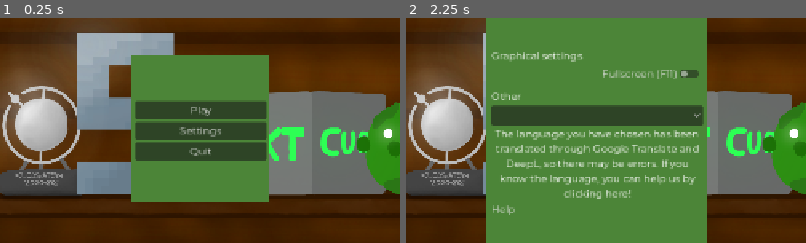
Above: before the commit, frames 1-2 (left to right).
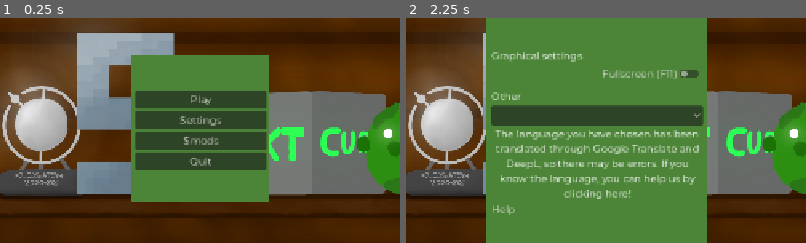
Above: after the commit, the same moments.

Repository: klodskateam/zurvival-remastered
Game: Godot game, scene res://menu.tscn
Same seed, same stepped clock (60 frames per second), same inputs: the game is played once before the commit and once after it.
Inputs:
- Up to frame 1 (0.25 s): no input
- Up to frame 2 (2.25 s): click "Settings" at 0.5 s; click "Save" at 1.25 s; click "Settings" (after the commit: "$mods") at 2 s
The pictures show only the part of the screen within x 25-75%, y 25-75%; the shares and areas given below are measured in that part.

The runs differ from the first frame. In frame 1, 5.7% of the frame differs, in the area x 33-67%, y 32-68%; in frame 2, nothing differs.
Error in both runs: Invalid type in function 'set_locale' in base 'TranslationServer'. Cannot convert argument 1 from Nil to String. (res://global.gd:24)

Commit message:
прицелы в мод лоадере и магазине, почти работает

Diff:
--- a/global.gd
+++ b/global.gd
@@ -25,4 +25,5 @@
 	if CONFIG.get_value("settings", "fullscreen") == true:
 		DisplayServer.window_set_mode(DisplayServer.WINDOW_MODE_FULLSCREEN)
 
-	ZCOINS = CONFIG.get_value("save", "zcoins")
+	if CONFIG.get_value("save", "zcoins") == true:
+		ZCOINS = CONFIG.get_value("save", "zcoins")
--- a/menu.tscn
+++ b/menu.tscn
@@ -39,6 +39,11 @@
 text = "$settings"
 script = ExtResource("1_814jb")
 
+[node name="Mods" type="Button" parent="Control/Panel/VBoxContainer"]
+layout_mode = 2
+text = "$mods"
+script = ExtResource("1_814jb")
+
 [node name="Exit" type="Button" parent="Control/Panel/VBoxContainer"]
 layout_mode = 2
 theme = ExtResource("2_i4evy")
@@ -47,4 +52,5 @@
 
 [connection signal="pressed" from="Control/Panel/VBoxContainer/Play" to="Control/Panel/VBoxContainer/Play" method="_on_play_pressed"]
 [connection signal="pressed" from="Control/Panel/VBoxContainer/Settings" to="Control/Panel/VBoxContainer/Play" method="_on_settings_pressed"]
+[connection signal="pressed" from="Control/Panel/VBoxContainer/Mods" to="Control/Panel/VBoxContainer/Play" method="_on_settings_pressed"]
 [connection signal="pressed" from="Control/Panel/VBoxContainer/Exit" to="Control/Panel/VBoxContainer/Exit" method="_on_exit_pressed"]
--- /dev/null
+++ b/mods.tscn
@@ -0,0 +1,80 @@
+[gd_scene load_steps=5 format=3 uid="uid://ds56116ok1cdi"]
+
+[ext_resource type="PackedScene" uid="uid://db8yny8uiwun1" path="res://background.tscn" id="1_nlh3i"]
+[ext_resource type="Theme" uid="uid://d2wr8qi0mdxxq" path="res://ui.tres" id="2_gjigg"]
+[ext_resource type="Script" uid="uid://cfscol8gm18p3" path="res://buttonsmenu.gd" id="3_jciqn"]
+[ext_resource type="Texture2D" uid="uid://c0vrkliq3jy8k" path="res://placeholder.png" id="4_yji3y"]
+
+[node name="Settings" type="Node2D"]
+
+[node name="Background" parent="." instance=ExtResource("1_nlh3i")]
+
+[node name="Control" type="Control" parent="."]
+layout_mode = 3
+anchors_preset = 0
+offset_right = 40.0
+offset_bottom = 40.0
+theme = ExtResource("2_gjigg")
+
+[node name="Panel" type="Panel" parent="Control"]
+layout_mode = 1
+anchors_preset = 8
+anchor_left = 0.5
+anchor_top = 0.5
+anchor_right = 0.5
+anchor_bottom = 0.5
+offset_left = 423.0
+offset_top = 115.0
+offset_right = 777.0
+offset_bottom = 541.0
+grow_horizontal = 2
+grow_vertical = 2
+
+[node name="SettingsSave" type="Button" parent="Control/Panel"]
+layout_mode = 0
+offset_left = 8.0
+offset_top = 9.0
+offset_right = 347.0
+offset_bottom = 40.0
+text = "$close"
+script = ExtResource("3_jciqn")
+
+[node name="VBoxContainer" type="ScrollContainer" parent="Control/Panel"]
+layout_mode = 0
+offset_left = 8.0
+offset_top = 42.0
+offset_right = 347.0
+offset_bottom = 416.0
+
+[node name="VBoxContainer" type="VBoxContainer" parent="Control/Panel/VBoxContainer"]
+custom_minimum_size = Vector2(334.55, 369.75)
+layout_mode = 2
+
+[node name="PanelContainer" type="HBoxContainer" parent="Control/Panel/VBoxContainer/VBoxContainer"]
+custom_minimum_size = Vector2(0, 70)
+layout_mode = 2
+
+[node name="icon" type="TextureRect" parent="Control/Panel/VBoxContainer/VBoxContainer/PanelContainer"]
+custom_minimum_size = Vector2(64, 64)
+layout_mode = 2
+texture = ExtResource("4_yji3y")
+expand_mode = 1
+stretch_mode = 5
+
+[node name="VBoxContainer" type="VBoxContainer" parent="Control/Panel/VBoxContainer/VBoxContainer/PanelContainer"]
+custom_minimum_size = Vector2(266.66, 0)
+layout_mode = 2
+
+[node name="name" type="Label" parent="Control/Panel/VBoxContainer/VBoxContainer/PanelContainer/VBoxContainer"]
+layout_mode = 2
+theme_override_font_sizes/font_size = 24
+text = "Test Mod"
+autowrap_mode = 2
+justification_flags = 161
+
+[node name="desc" type="Label" parent="Control/Panel/VBoxContainer/VBoxContainer/PanelContainer/VBoxContainer"]
+layout_mode = 2
+text = "Самый тестовый мод из ваще возможных"
+autowrap_mode = 2
+
+[connection signal="pressed" from="Control/Panel/SettingsSave" to="Control/Panel/SettingsSave" method="_on_settings_back_pressed"]
--- a/shop.gd
+++ b/shop.gd
@@ -6,28 +6,32 @@
 		"name": tr("$default"),
 		"default": true,
 		"price": 0,
-		"sprite": preload("res://Resources/aims/default.png")
+		"sprite": preload("res://Resources/aims/default.png"),
+		"ismod": false
 	},
 	{
 		"type": "aim",
 		"name": tr("$crossaim"),
 		"default": false,
 		"price": 50,
-		"sprite": preload("res://Resources/aims/cross.png")
+		"sprite": preload("res://Resources/aims/cross.png"),
+		"ismod": false
 	},
 	{
 		"type": "aim",
 		"name": tr("$plusaim"),
 		"default": false,
 		"price": 50,
-		"sprite": preload("res://Resources/aims/plus.png")
+		"sprite": preload("res://Resources/aims/plus.png"),
+		"ismod": false
 	},
 	{
 		"type": "aim",
 		"name": tr("$taim"),
 		"default": false,
 		"price": 50,
-		"sprite": preload("res://Resources/aims/aa.png")
+		"sprite": preload("res://Resources/aims/aa.png"),
+		"ismod": false
 	}
 
 ]
@@ -37,12 +41,27 @@
 
 # Called when the node enters the scene tree for the first time.
 func _ready() -> void:
+	for itemcosmic in ModLoader.MODCOSMICITEMS.size():
+		COSMICITEMS.insert(COSMICITEMS.size(), ModLoader.MODCOSMICITEMS[itemcosmic])
+		COSMICITEMS[COSMICITEMS.size()-1]["ismod"] = true
+	print(COSMICITEMS)
 	for sus in COSMICITEMS.size():
 		var newbtn = SHOPITEM.instantiate()
 		newbtn.text = COSMICITEMS[sus]["name"]
-		newbtn.icon = COSMICITEMS[sus]["sprite"]
+		if COSMICITEMS[sus]["ismod"] == true:
+			if str(COSMICITEMS[sus]["sprite"]).begins_with("res://"):
+				load(COSMICITEMS[sus]["sprite"])
+			else:
+				var imagenew = Image.new()
+				imagenew.load(COSMICITEMS[sus]["sprite"])
+				var textimg = ImageTexture.new()
+				textimg.create_from_image(imagenew)
+				newbtn.icon = imagenew
+		else:
+			newbtn.icon = COSMICITEMS[sus]["sprite"]
 
 		$CanvasLayer/Control/ScrollContainer/HBoxContainer.add_child(newbtn)
+		print(newbtn)
 
 # Called every frame. 'delta' is the elapsed time since the previous frame.
 func _process(delta: float) -> void:
Not shown: 1 places in background.tscn that only renumber resources
Not shown: 1 places in game.tscn that only renumber resources
Not shown: 1 places in game_over.tscn that only renumber resources
Not shown: 1 places in global_interface.tscn that only renumber resources
Not shown: 1 places in menu.tscn that only renumber resources
Not shown: 1 places in pause.tscn that only renumber resources
Not shown: 1 places in settings.tscn that only renumber resources
Not shown: 1 places in windows/moderror.tscn that only renumber resources
Not shown: 1 places in zondre.tscn that only renumber resources
